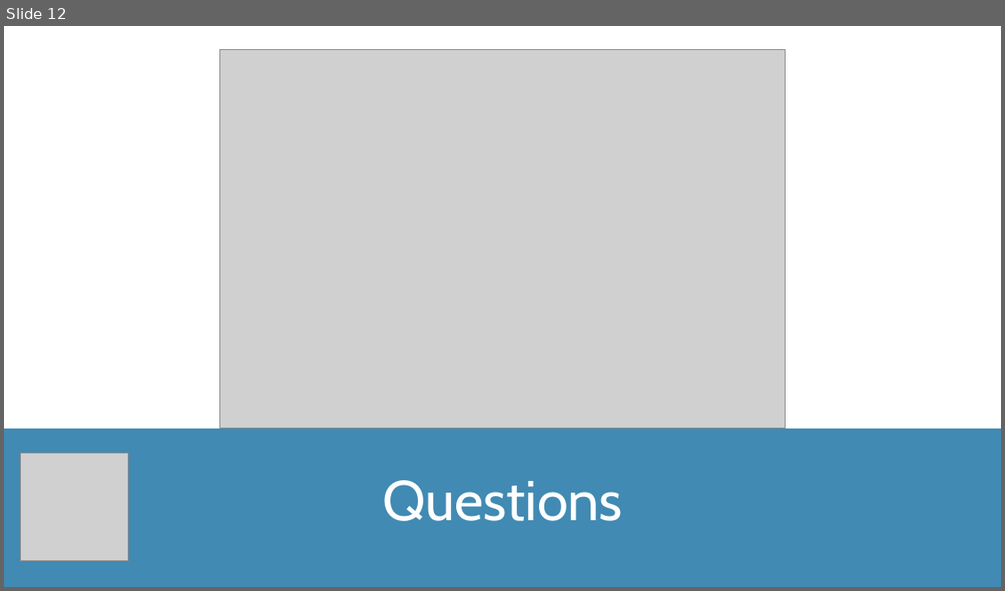
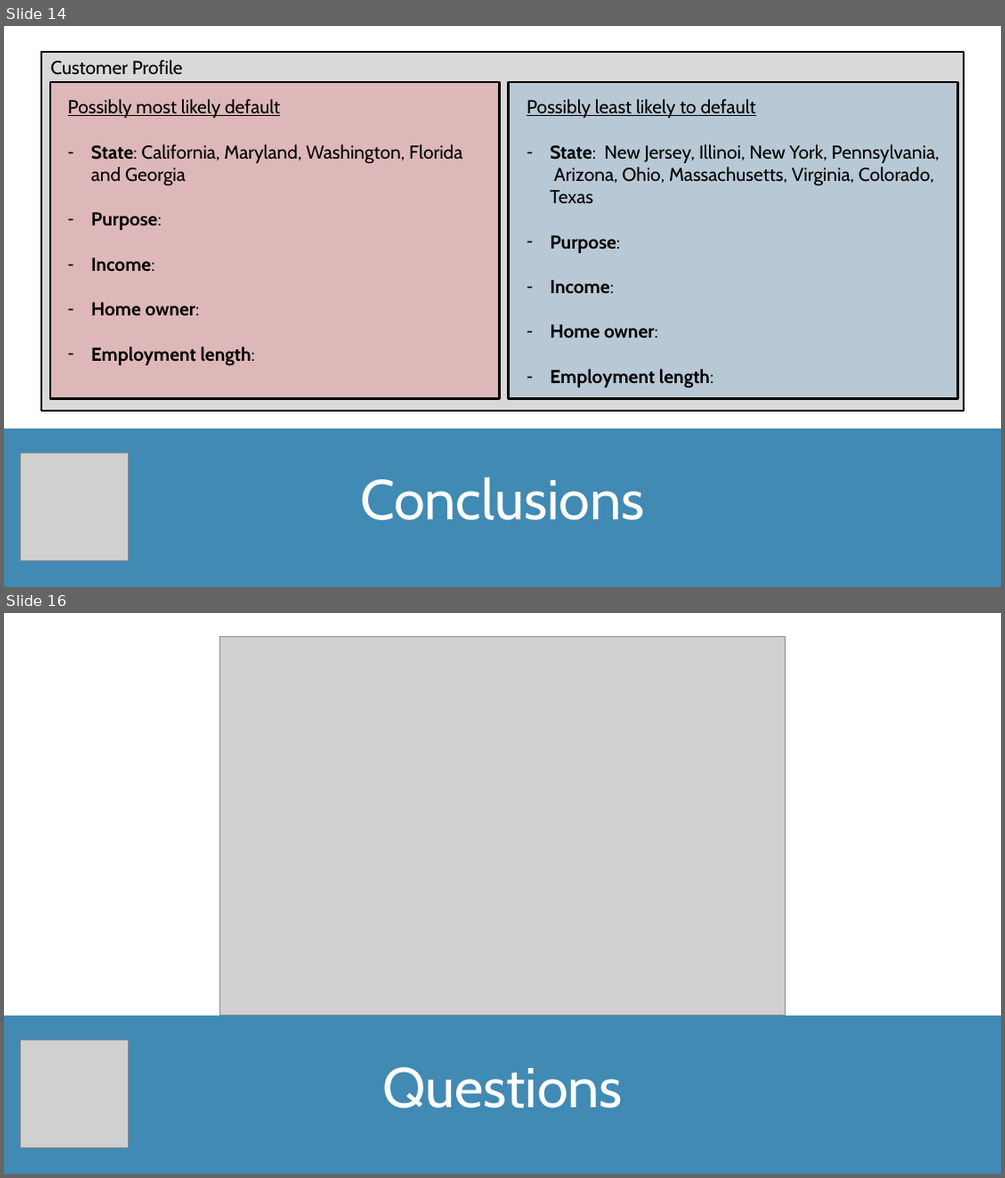
Before and after one commit to TomW49/final_proj_cc, a slide deck: documentation/loan_defaults_presentation.pptx. Shown one above the other, each under a label of ours: slide 12 before the commit, slides 14 and 16 after it; the slides between them are not shown. The pictures are 1005x591 and 1005x1178 pixels, drawn with LibreOffice and Linux fonts; fonts in the diff are those of the drawing; grey boxes stand for pictures. Boxes give left, top, right and bottom in pixels: in the first picture for what was removed or moved away, otherwise in the second. Text is boxed around its words. In the diff, an @@ line names an element or a change of style, - is before the commit and + after.

```diff
--- a/documentation/loan_defaults_presentation.pptx
+++ b/documentation/loan_defaults_presentation.pptx
@@ slide 14 added at [4,26,1001,587], background #418AB3 @@
@@ rectangle added at [4,26,1001,428], fill #FFFFFF @@
@@ text added at [68,99,462,366], 18 pt, text #000000 @@
+Possibly most likely default
+– State: California, Maryland, Washington, Florida and Georgia
+– Purpose:
+– Income:
+– Home owner:
+– Employment length:
@@ group added at [41,52,963,411]: 3 rectangles, 1 text @@
+Customer Profile
@@ text added at [526,99,939,388], 18 pt, text #000000 @@
+Possibly least likely to default
+– State: New Jersey, Illinoi, New York, Pennsylvania, Arizona, Ohio, Massachusetts, Virginia, Colorado, Texas
+– Purpose:
+– Income:
+– Home owner:
+– Employment length:
@@ picture added at [20,453,128,561] @@
@@ subtitle added at [360,476,645,520], 54 pt, text #FFFFFF @@
+Conclusions
@@ what was slide 12 is now slide 16 @@
```
Also in this commit, not shown: 3 slides changed, 7 other slides added, 4 slides removed.
